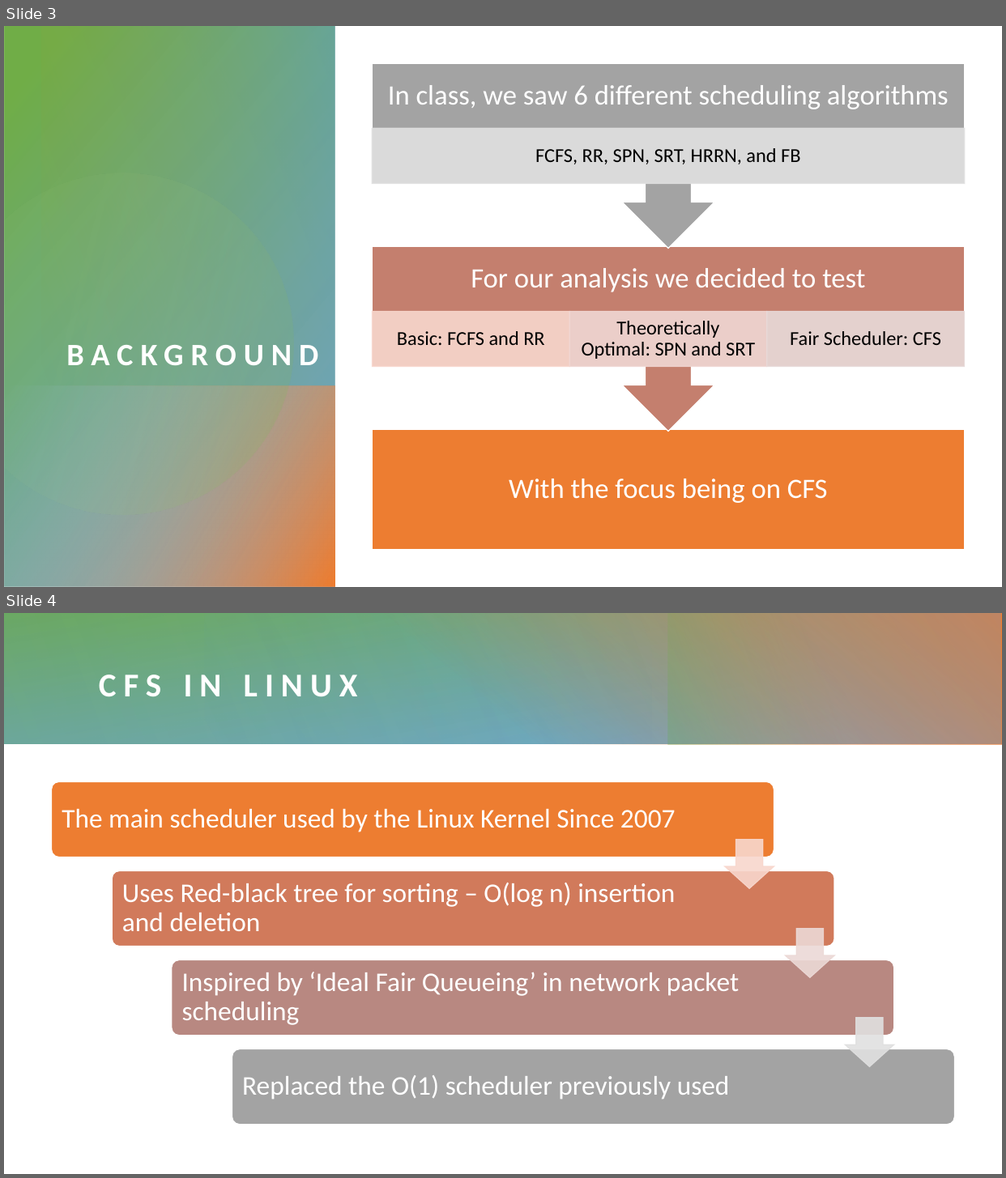
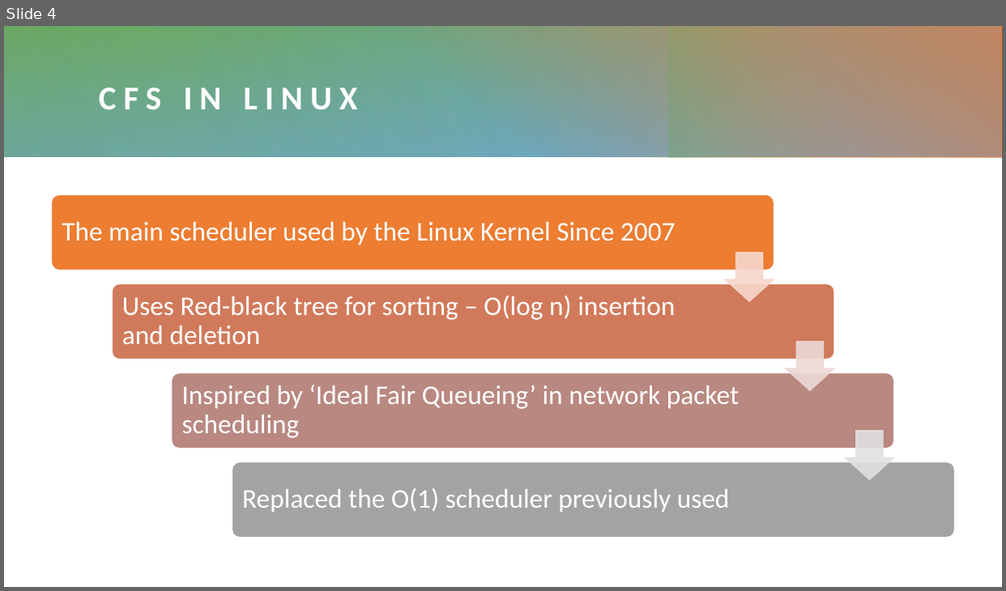
Before and after one commit to nathandekeyrel/os-final-proj, a slide deck: presentation/OS Final Presentation.pptx. Shown one above the other, each under a label of ours: slides 3 and 4 before the commit, slide 4 after it. The pictures are 1006x1178 and 1006x591 pixels, drawn with LibreOffice and Linux fonts; fonts in the diff are those of the drawing. Boxes give left, top, right and bottom in pixels: in the first picture for what was removed or moved away, otherwise in the second. Text is boxed around its words. In the diff, an @@ line names an element or a change of style, - is before the commit and + after.

Commit message:
project re-focus

```diff
--- a/presentation/OS Final Presentation.pptx
+++ b/presentation/OS Final Presentation.pptx
@@ slide 3 removed at <box>4,26,1002,587</box>, background #FFFFFF; not listed: 2 template elements that a slide beside it also shows @@
@@ rectangle removed at <box>4,26,1002,587</box> @@
@@ rectangle removed at <box>4,26,335,587</box> @@
@@ rectangle removed at <box>41,26,334,386</box> @@
@@ freeform shape removed at <box>4,132,335,549</box> @@
@@ group removed at <box>373,63,965,550</box>: 7 texts, 5 rectangles, 2 up arrow callouts @@
-With the focus being on CFS
-For our analysis we decided to test
-Basic: FCFS and RR
-Theoretically Optimal: SPN and SRT
-Fair Scheduler: CFS
-In class, we saw 6 different scheduling algorithms
-FCFS, RR, SPN, SRT, HRRN, and FB
@@ title removed at <box>66,345,318,365</box> @@
-BACKGROUND
@@ rectangle removed at <box>4,386,334,587</box> @@
```
Also in this commit, not shown: 7 slides changed, 2 slides added, 2 other slides removed, 11 other files.
